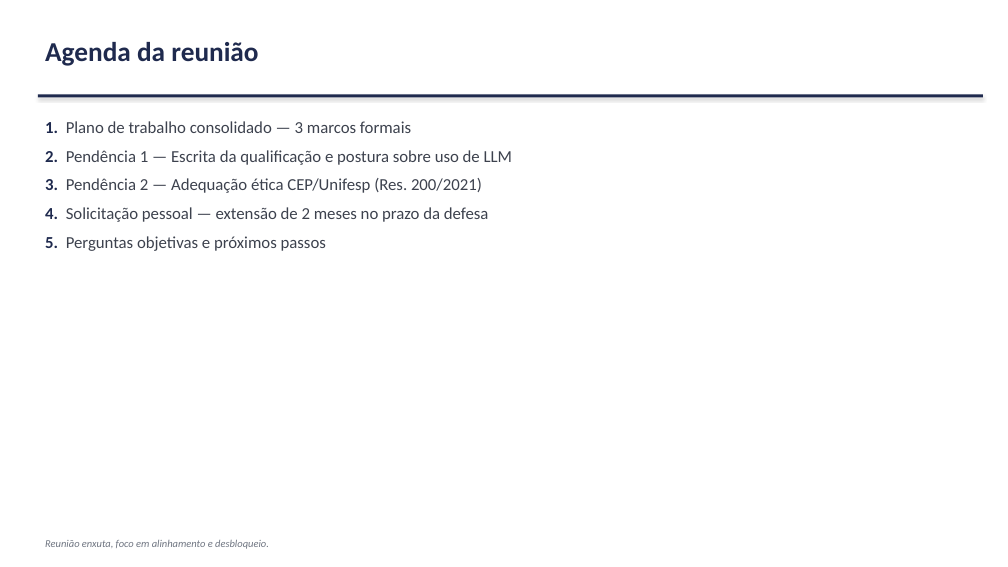
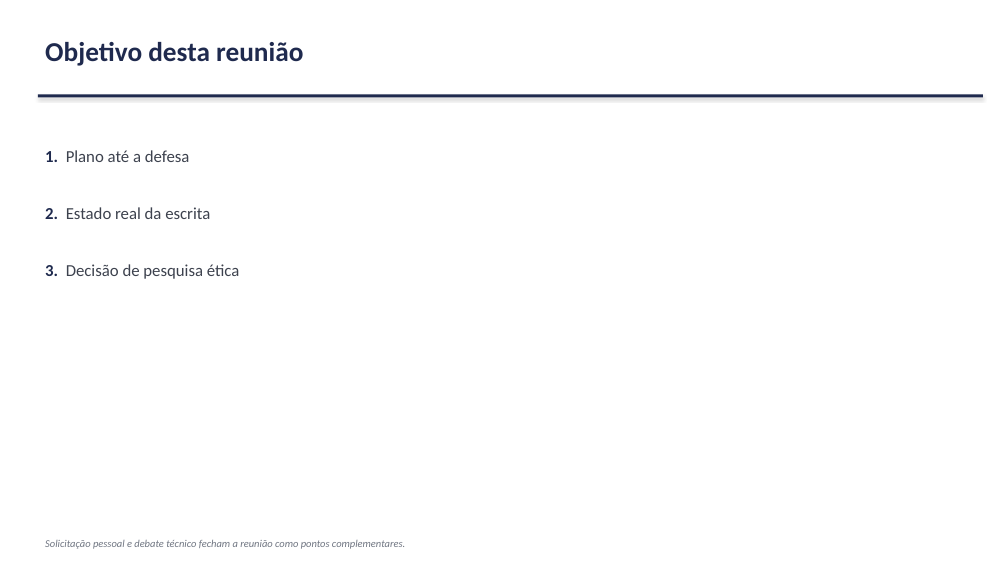
Before and after one commit to marcellozzetti/Facial-Recognition-Models-Mitigating-Bias, a slide deck: slide 2 of docs/ativo/material_reuniao_orientador_2026-07-08.pptx. Drawn at 1008x567 pixels with LibreOffice and Linux fonts; fonts in the diff are those of the drawing. Boxes give left, top, right and bottom in pixels: in the first picture for what was removed or moved away, otherwise in the second. Text is boxed around its words. In the diff, an @@ line names an element or a change of style, - is before the commit and + after.

```diff
--- a/docs/ativo/material_reuniao_orientador_2026-07-08.pptx
+++ b/docs/ativo/material_reuniao_orientador_2026-07-08.pptx
@@ text at box(45, 42, 303, 66): text changed @@
-Agenda da reunião
+Objetivo desta reunião
@@ text at box(45, 150, 240, 279): text changed @@
-1. Plano de trabalho consolidado — 3 marcos formais
-2. Pendência 1 — Escrita da qualificação e postura sobre uso de LLM
-3. Pendência 2 — Adequação ética CEP/Unifesp (Res. 200/2021)
-4. Solicitação pessoal — extensão de 2 meses no prazo da defesa
-5. Perguntas objetivas e próximos passos
+1. Plano até a defesa
+2. Estado real da escrita
+3. Decisão de pesquisa ética
@@ text at box(45, 540, 405, 549): text changed @@
-Reunião enxuta, foco em alinhamento e desbloqueio.
+Solicitação pessoal e debate técnico fecham a reunião como pontos complementares.
```
Also in this commit, not shown: 9 other slides changed, 16 slides added, 8 slides removed, 1 other file.
